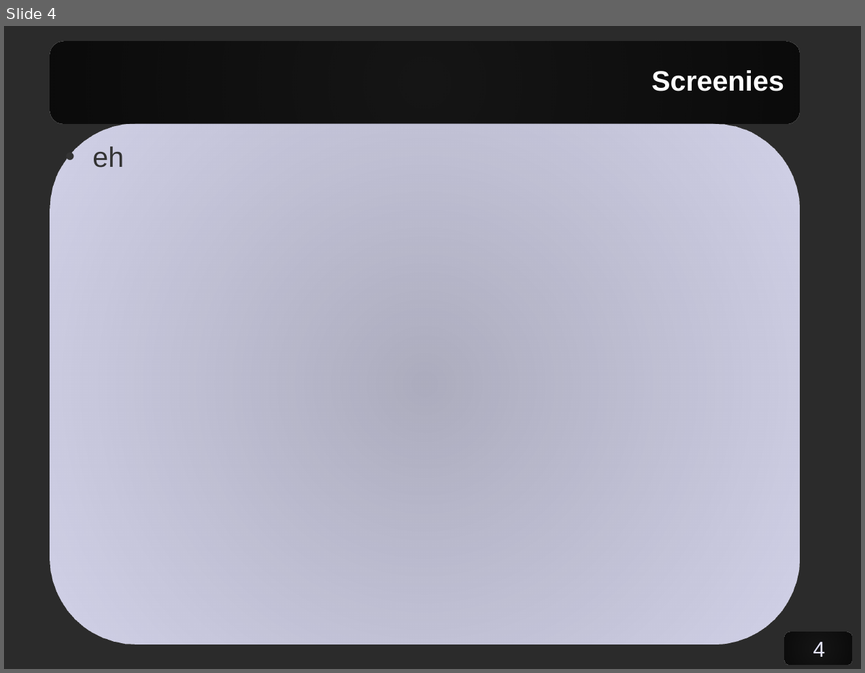
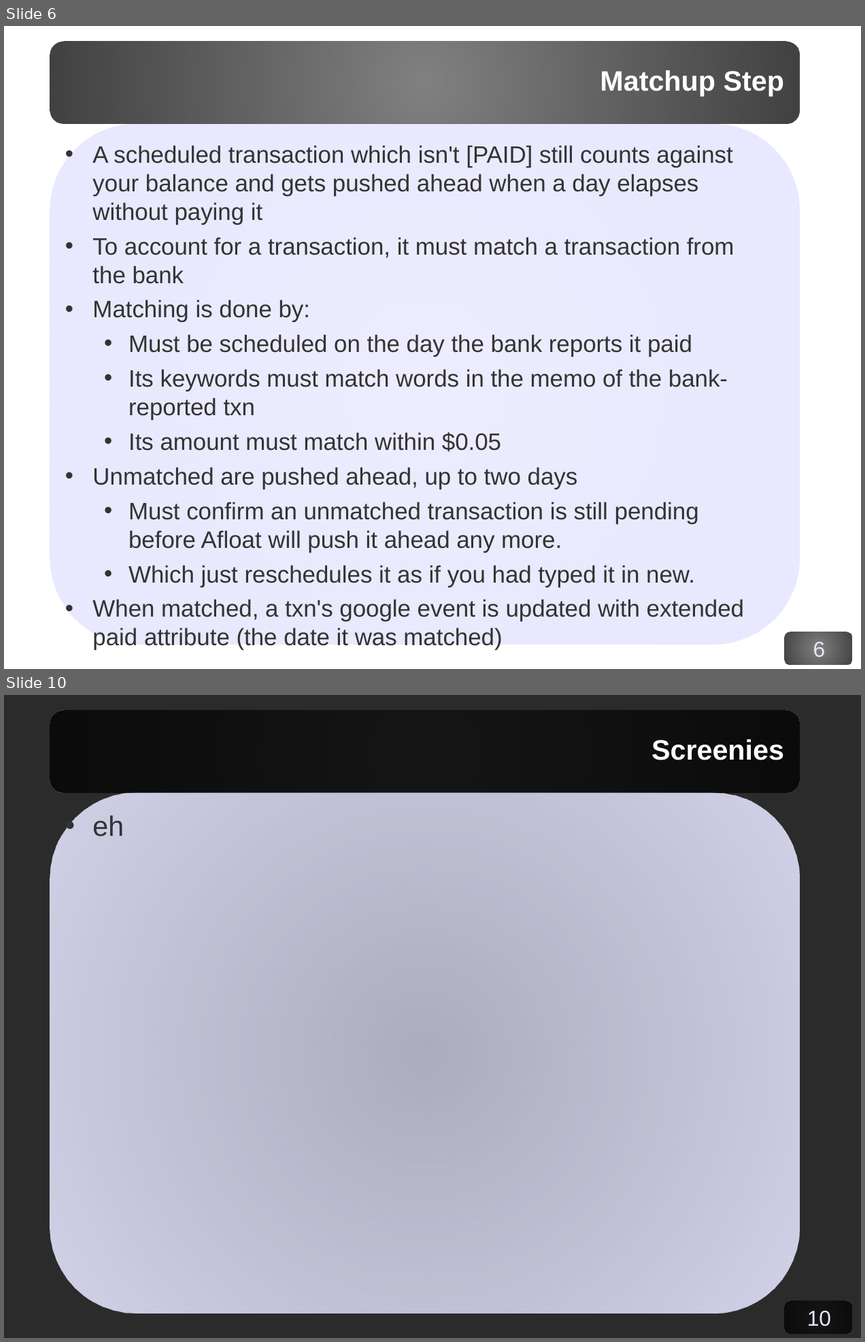
Before and after one commit to corydodt/Afloat, a slide deck: doc/afloat.odp. Shown one above the other, each under a label of ours: slide 4 before the commit, slides 6 and 10 after it; the slides between them are not shown. The pictures are 865x673 and 865x1342 pixels, drawn with LibreOffice and Linux fonts; fonts in the diff are those of the drawing; background and template pictures are left out; a plain dark background stands for a picture behind light text. Boxes give left, top, right and bottom in pixels: in the first picture for what was removed or moved away, otherwise in the second. Text is boxed around its words. In the diff, an @@ line names an element or a change of style, - is before the commit and + after.

```diff
--- a/doc/afloat.odp
+++ b/doc/afloat.odp
@@ slide 6 added at [4,26,861,669], background picture (left out); not listed: 4 template elements that a slide beside it also shows @@
@@ title added at [600,70,784,96], 26 pt, text #FFFFFF, bold @@
+Matchup Step
@@ text added at [92,145,744,621], 22 pt, text #333333 @@
+• A scheduled transaction which isn't [PAID] still counts against your balance and gets pushed ahead when a day elapses without paying it
+• To account for a transaction, it must match a transaction from the bank
+• Matching is done by:
+  • Must be scheduled on the day the bank reports it paid
+  • Its keywords must match words in the memo of the bank- reported txn
+  • Its amount must match within $0.05
+• Unmatched are pushed ahead, up to two days
+  • Must confirm an unmatched transaction is still pending before Afloat will push it ahead any more.
+  • Which just reschedules it as if you had typed it in new.
+• When matched, a txn's google event is updated with extended paid attribute (the date it was matched)
@@ what was slide 4 is now slide 10 @@
@@ page number at [807,1310,831,1326]: text changed @@
-4
+10
```
Also in this commit, not shown: 3 slides changed, 5 other slides added.
